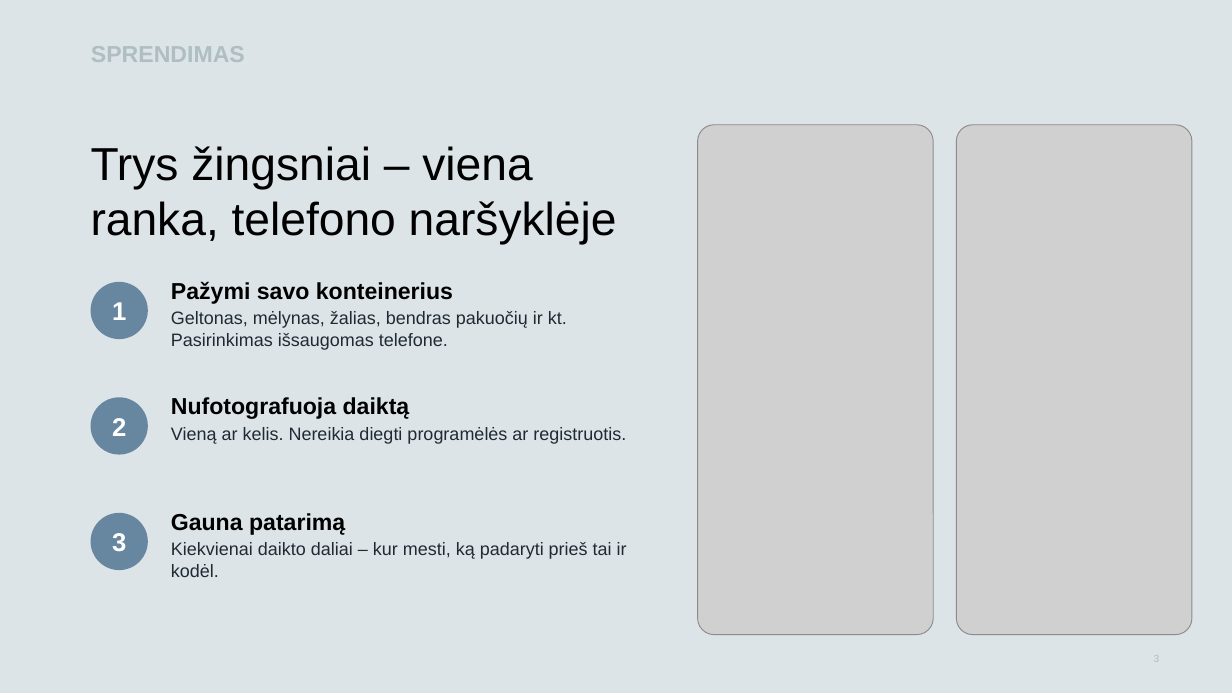
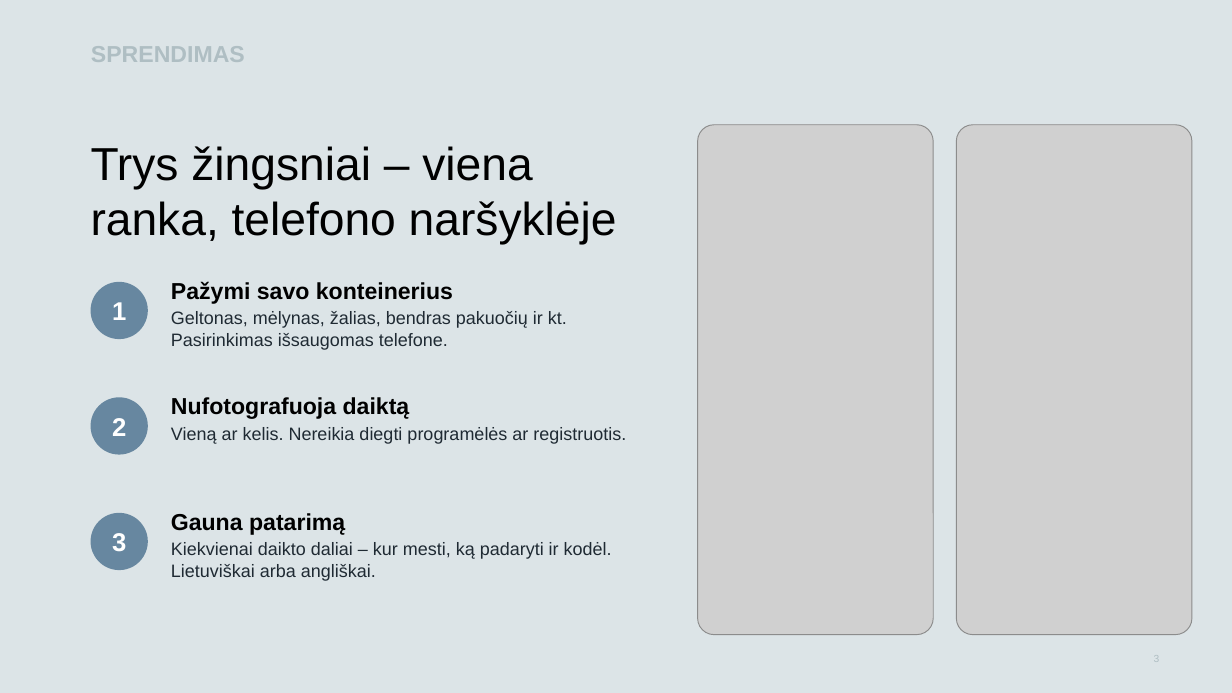
Before and after one commit to LejaKin/kur-mesti, a slide deck: slide 3 of pateikimui/Kur-mesti-pristatymas.pptx. Drawn at 1232x693 pixels with LibreOffice and Linux fonts; fonts in the diff are those of the drawing; grey boxes stand for pictures; background and template pictures are left out. Boxes give left, top, right and bottom in pixels: in the first picture for what was removed or moved away, otherwise in the second. Text is boxed around its words. In the diff, an @@ line names an element or a change of style, - is before the commit and + after.

```diff
--- a/pateikimui/Kur-mesti-pristatymas.pptx
+++ b/pateikimui/Kur-mesti-pristatymas.pptx
@@ text at (171,542,612,581): text changed @@
-Kiekvienai daikto daliai – kur mesti, ką padaryti prieš tai ir kodėl.
+Kiekvienai daikto daliai – kur mesti, ką padaryti ir kodėl. Lietuviškai arba angliškai.
```
Also in this commit, not shown: 1 other slide changed, 12 other files.
